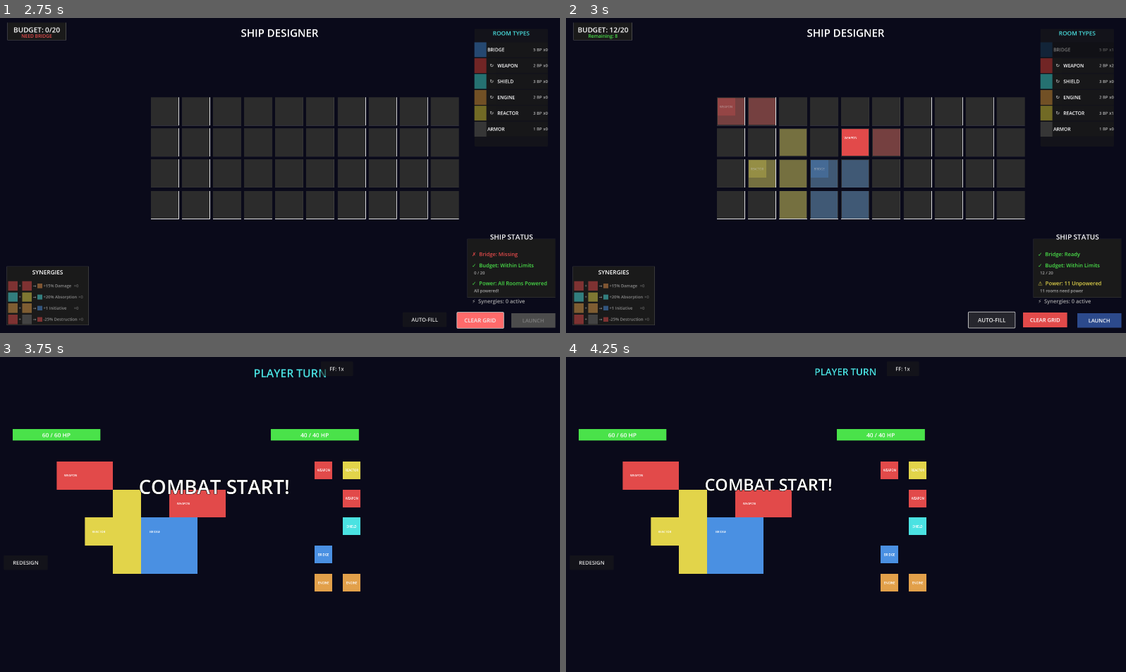
Above: before the commit, frames 1-4 (two rows, left to right).
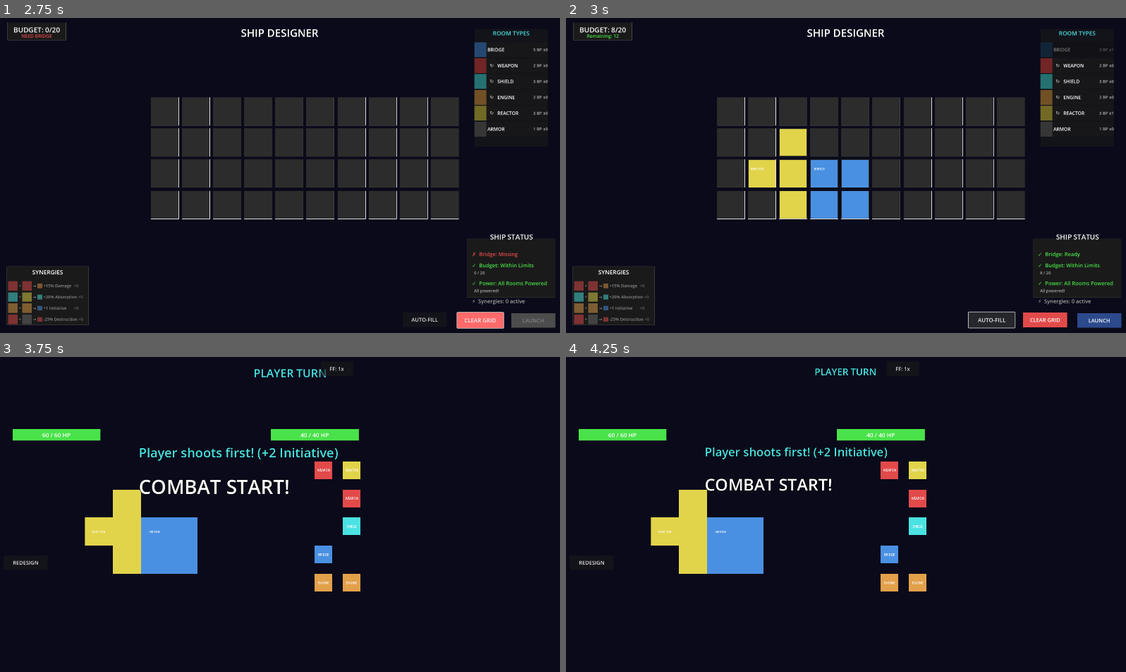
Above: after the commit, the same moments.

Repository: cautiouskurns/Startship-Designer
Game: Godot game, scene res://scenes/mission/MissionSelect.tscn
The game is run twice, just before and just after one commit, with the same random seed, the same clock (stepped at 60 frames per second) and the same inputs.
Inputs:
- Up to frame 1 (2.75 s): click "PATROL DUTY" at 0.5 s; click "SELECT" at 1.25 s; click "CLEAR GRID" at 2 s
- Up to frame 2 (3 s): click "AUTO-FILL" at 2.75 s
- Up to frame 3 (3.75 s): click "LAUNCH" at 3.5 s
- Up to frame 4 (4.25 s): no input

Frame 1 is identical in both runs. In frame 2, 5.3% of the frame differs, in the area x 2-98%, y 2-88%; in frame 3, 2.2%; in frame 4, 2.2%.

Commit message:
Implement hull bonus updates and dynamic placement constraints for ship design

Diff:
--- a/scripts/combat/Combat.gd
+++ b/scripts/combat/Combat.gd
@@ -96,6 +96,26 @@
 
 	# Set initial turn indicator with visual emphasis
 	_update_turn_indicator(is_player_turn)
+
+	# Show initiative message if hull bonus gave player advantage (Phase 10.3)
+	if is_player_turn and hull_data["bonus_type"] == "initiative":
+		var init_label = Label.new()
+		init_label.text = "Player shoots first! (+%d Initiative)" % hull_data["bonus_value"]
+		init_label.add_theme_font_size_override("font_size", 40)
+		init_label.add_theme_color_override("font_color", Color(0.29, 0.89, 0.89, 1))  # Cyan
+		init_label.add_theme_constant_override("outline_size", 4)
+		init_label.add_theme_color_override("font_outline_color", Color(0, 0, 0, 1))
+		init_label.position = Vector2(480, 300)  # Above center
+		init_label.z_index = 100
+		add_child(init_label)
+
+		# Animate
+		var tween = create_tween()
+		tween.tween_property(init_label, "scale", Vector2(1.1, 1.1), 0.2)
+		tween.tween_property(init_label, "scale", Vector2(1.0, 1.0), 0.2)
+		tween.tween_interval(1.0)
+		tween.tween_property(init_label, "modulate:a", 0.0, 0.3)
+		tween.tween_callback(init_label.queue_free)
 
 	# Start combat loop (deferred to allow scene to fully initialize)
 	run_combat_loop.call_deferred()
--- a/scripts/data/RoomData.gd
+++ b/scripts/data/RoomData.gd
@@ -55,18 +55,19 @@
 	RoomType.ARMOR: "ARMOR"
 }
 
-## Placement constraints (row indices, -1 means any row)
-## Weapons: rows 0-1 (top 2 rows)
-## Engines: rows 4-5 (bottom 2 rows)
-## Others: any row
-static var placement_rows = {
+## Placement constraints (column indices, -1 means any column)
+## Ship points RIGHT in combat (→), so:
+## Weapons: rightmost columns (front/bow of ship)
+## Engines: leftmost columns (back/stern of ship)
+## Others: any column
+static var placement_columns = {
 	RoomType.EMPTY: [],
-	RoomType.BRIDGE: [],      # Any row
-	RoomType.WEAPON: [0, 1],  # Top 2 rows only
-	RoomType.SHIELD: [],      # Any row
-	RoomType.ENGINE: [4, 5],  # Bottom 2 rows only
-	RoomType.REACTOR: [],     # Any row
-	RoomType.ARMOR: []        # Any row
+	RoomType.BRIDGE: [],       # Any column
+	RoomType.WEAPON: [6, 7],   # Rightmost 2 columns (default for 8-wide grid)
+	RoomType.SHIELD: [],       # Any column
+	RoomType.ENGINE: [0, 1],   # Leftmost 2 columns (back of ship)
+	RoomType.REACTOR: [],      # Any column
+	RoomType.ARMOR: []         # Any column
 }
 
 ## Get cost for a room type
@@ -113,32 +114,39 @@
 	SynergyType.DURABILITY: Color(0.886, 0.290, 0.290)       # Red #E24A4A
 }
 
-## Check if room can be placed in row (Phase 10.2 - dynamic constraints based on hull grid height)
-static func can_place_in_row(room_type: RoomType, row: int, grid_height: int = -1) -> bool:
-	# If grid_height provided, calculate constraints dynamically based on hull
-	if grid_height > 0:
+## Check if room can be placed in column (Phase 10.2 - dynamic constraints based on hull grid width)
+## Ship points RIGHT (→) in combat, so weapons go on right (front), engines on left (back)
+static func can_place_in_column(room_type: RoomType, column: int, grid_width: int = -1) -> bool:
+	# If grid_width provided, calculate constraints dynamically based on hull
+	if grid_width > 0:
 		match room_type:
 			RoomType.WEAPON:
-				# Frigate/Cruiser (4/6 rows): Top 2 rows [0, 1]
-				# Battleship (7 rows): Top 3 rows [0, 1, 2]
-				if grid_height >= 7:
-					return row in [0, 1, 2]
+				# Frigate (10 wide): Rightmost 2 columns [8, 9]
+				# Cruiser (8 wide): Rightmost 2 columns [6, 7]
+				# Battleship (7 wide): Rightmost 3 columns [4, 5, 6]
+				if grid_width >= 10:
+					# Frigate: columns 8-9
+					return column in [grid_width - 2, grid_width - 1]
+				elif grid_width >= 8:
+					# Cruiser: columns 6-7
+					return column in [grid_width - 2, grid_width - 1]
 				else:
-					return row in [0, 1]
+					# Battleship (7 wide): columns 4-6 (rightmost 3)
+					return column in [grid_width - 3, grid_width - 2, grid_width - 1]
 			RoomType.ENGINE:
-				# Always bottom 2 rows [grid_height - 2, grid_height - 1]
-				return row in [grid_height - 2, grid_height - 1]
+				# Always leftmost 2 columns [0, 1] (back of ship)
+				return column in [0, 1]
 			_:
 				# All other room types can be placed anywhere
 				return true
 
-	# Fallback to static placement_rows if grid_height not provided (backwards compatibility)
-	var allowed_rows = placement_rows.get(room_type, [])
-	# If empty array, any row is allowed
-	if allowed_rows.is_empty():
+	# Fallback to static placement_columns if grid_width not provided (backwards compatibility)
+	var allowed_columns = placement_columns.get(room_type, [])
+	# If empty array, any column is allowed
+	if allowed_columns.is_empty():
 		return true
-	# Otherwise check if room is in allowed list
-	return row in allowed_rows
+	# Otherwise check if column is in allowed list
+	return column in allowed_columns
 
 ## Get synergy type between two room types (order-independent)
 static func get_synergy_type(room_type_a: RoomType, room_type_b: RoomType) -> SynergyType:
--- a/scripts/data/ShipData.gd
+++ b/scripts/data/ShipData.gd
@@ -81,7 +81,7 @@
 	# Remove from room_instances dictionary
 	room_instances.erase(room_id)
 
-## Calculate power grid based on reactor positions
+## Calculate power grid based on reactor positions (Phase 10.2 - multi-tile room support)
 func calculate_power_grid():
 	# Initialize power_grid with same dimensions as grid
 	power_grid.clear()
@@ -91,7 +91,10 @@
 			power_row.append(false)
 		power_grid.append(power_row)
 
-	# Determine which rooms are powered
+	# Phase 10.2: Track which room instances are powered (not individual tiles)
+	var powered_room_ids = {}  # Dictionary of room_id -> true for powered rooms
+
+	# First pass: Determine which room instances should be powered
 	for y in range(grid.size()):
 		for x in range(grid[y].size()):
 			var room_type = grid[y][x]
@@ -100,9 +103,18 @@
 			if room_type == RoomData.RoomType.EMPTY:
 				continue
 
+			# Get room ID for this tile (if using room instances)
+			var room_id = -1
+			if not room_id_grid.is_empty():
+				if y < room_id_grid.size() and x < room_id_grid[y].size():
+					room_id = room_id_grid[y][x]
+
 			# Bridge and Reactor always powered (special cases)
 			if room_type == RoomData.RoomType.BRIDGE or room_type == RoomData.RoomType.REACTOR:
-				power_grid[y][x] = true
+				if room_id != -1:
+					powered_room_ids[room_id] = true
+				else:
+					power_grid[y][x] = true  # Fallback for old single-tile system
 				continue
 
 			# Check 4 adjacent tiles for reactors
@@ -118,8 +130,22 @@
 				if pos.y >= 0 and pos.y < grid.size() and pos.x >= 0 and pos.x < grid[pos.y].size():
 					# Check if adjacent tile is a reactor
 					if grid[pos.y][pos.x] == RoomData.RoomType.REACTOR:
+						# Power entire room instance (if using room instances)
+						if room_id != -1:
+							powered_room_ids[room_id] = true
+						else:
+							# Fallback for old single-tile system
+							power_grid[y][x] = true
+						break
+
+	# Second pass: Apply power to all tiles belonging to powered room instances
+	for y in range(grid.size()):
+		for x in range(grid[y].size()):
+			if not room_id_grid.is_empty():
+				if y < room_id_grid.size() and x < room_id_grid[y].size():
+					var room_id = room_id_grid[y][x]
+					if room_id in powered_room_ids:
 						power_grid[y][x] = true
-						break
 
 ## Check if room at position is powered
 func is_room_powered(x: int, y: int) -> bool:
@@ -144,17 +170,17 @@
 func recalculate_power():
 	calculate_power_grid()
 
-## Create ShipData from ShipDesigner's grid_tiles and placed_rooms arrays (Phase 7.1)
-static func from_designer_grid(grid_tiles: Array, placed_rooms: Array = []) -> ShipData:
+## Create ShipData from ShipDesigner's grid_tiles and placed_rooms arrays (Phase 10.2 - dynamic grid size)
+static func from_designer_grid(grid_tiles: Array, placed_rooms: Array = [], grid_width: int = 8, grid_height: int = 6) -> ShipData:
 	var room_grid = []
 	var room_id_grid_data = []
 
-	# Convert grid_tiles (1D array) to 2D arrays (8 columns × 6 rows)
-	for y in range(6):  # 6 rows
+	# Convert grid_tiles (1D array) to 2D arrays with dynamic dimensions
+	for y in range(grid_height):
 		var row = []
 		var id_row = []
-		for x in range(8):  # 8 columns
-			var index = y * 8 + x
+		for x in range(grid_width):
+			var index = y * grid_width + x
 			if index < grid_tiles.size():
 				var tile = grid_tiles[index]
 				row.append(tile.get_room_type())
--- a/scripts/designer/ShipDesigner.gd
+++ b/scripts/designer/ShipDesigner.gd
@@ -159,6 +159,10 @@
 	var synergy_count = count_synergies()
 	ship_status_panel.update_synergy_status(synergy_count)
 
+	# Update Hull bonus status (Phase 10.3)
+	var hull_data = GameState.get_current_hull_data()
+	ship_status_panel.update_hull_bonus(hull_data)
+
 ## Get color for remaining budget based on value
 func _get_remaining_color(remaining: int) -> Color:
 	if remaining > 5:
@@ -206,8 +210,8 @@
 
 ## Count number of unpowered rooms (excluding EMPTY and ARMOR)
 func count_unpowered_rooms() -> int:
-	# Create temporary ShipData to calculate power grid
-	var temp_ship = ShipData.from_designer_grid(ship_grid.get_all_tiles(), placed_rooms)
+	# Create temporary ShipData to calculate power grid (Phase 10.2 - pass grid dimensions)
+	var temp_ship = ShipData.from_designer_grid(ship_grid.get_all_tiles(), placed_rooms, ship_grid.GRID_WIDTH, ship_grid.GRID_HEIGHT)
 
 	var unpowered_count = 0
 	for tile in ship_grid.get_all_tiles():
@@ -225,8 +229,8 @@
 
 ## Count number of active synergies
 func count_synergies() -> int:
-	# Create temporary ShipData to calculate synergies
-	var temp_ship = ShipData.from_designer_grid(ship_grid.get_all_tiles(), placed_rooms)
+	# Create temporary ShipData to calculate synergies (Phase 10.2 - pass grid dimensions)
+	var temp_ship = ShipData.from_designer_grid(ship_grid.get_all_tiles(), placed_rooms, ship_grid.GRID_WIDTH, ship_grid.GRID_HEIGHT)
 	var synergy_bonuses = temp_ship.calculate_synergy_bonuses()
 	var synergy_counts = synergy_bonuses["counts"]
 
@@ -264,8 +268,8 @@
 		if tile.is_occupied():
 			return false
 
-		# Check row constraints for this specific tile (Phase 10.2 - pass grid height)
-		if not RoomData.can_place_in_row(room_type, tile_y, ship_grid.GRID_HEIGHT):
+		# Check column constraints for this specific tile (Phase 10.2 - pass grid width)
+		if not RoomData.can_place_in_column(room_type, tile_x, ship_grid.GRID_WIDTH):
 			return false
 
 	# Check budget
@@ -320,8 +324,8 @@
 	if room_type == RoomData.RoomType.BRIDGE and current_type != RoomData.RoomType.BRIDGE and count_bridges() >= 1:
 		return false
 
-	# Check row constraints (Phase 10.2 - pass grid height)
-	if not RoomData.can_place_in_row(room_type, y, ship_grid.GRID_HEIGHT):
+	# Check column constraints (Phase 10.2 - pass grid width)
+	if not RoomData.can_place_in_column(room_type, x, ship_grid.GRID_WIDTH):
 		return false
 
 	# Check budget
@@ -335,13 +339,13 @@
 
 ## Export current ship design as ShipData for combat
 func export_ship_data() -> ShipData:
-	# HP is calculated based on armor count in ShipData
-	return ShipData.from_designer_grid(ship_grid.get_all_tiles(), placed_rooms)
+	# HP is calculated based on armor count in ShipData (Phase 10.2 - pass grid dimensions)
+	return ShipData.from_designer_grid(ship_grid.get_all_tiles(), placed_rooms, ship_grid.GRID_WIDTH, ship_grid.GRID_HEIGHT)
 
 ## Update power states for all tiles based on reactor positions
 func update_all_power_states():
-	# Create temporary ShipData to calculate power grid
-	var temp_ship = ShipData.from_designer_grid(ship_grid.get_all_tiles(), placed_rooms)
+	# Create temporary ShipData to calculate power grid (Phase 10.2 - pass grid dimensions)
+	var temp_ship = ShipData.from_designer_grid(ship_grid.get_all_tiles(), placed_rooms, ship_grid.GRID_WIDTH, ship_grid.GRID_HEIGHT)
 
 	# Update visual power state for each tile
 	for tile in ship_grid.get_all_tiles():
@@ -421,8 +425,8 @@
 				# Mark as created
 				created_synergies[synergy_key] = true
 
-	# Update synergy guide panel with counts
-	var temp_ship = ShipData.from_designer_grid(ship_grid.get_all_tiles(), placed_rooms)
+	# Update synergy guide panel with counts (Phase 10.2 - pass grid dimensions)
+	var temp_ship = ShipData.from_designer_grid(ship_grid.get_all_tiles(), placed_rooms, ship_grid.GRID_WIDTH, ship_grid.GRID_HEIGHT)
 	var synergy_bonuses = temp_ship.calculate_synergy_bonuses()
 	synergy_guide_panel.update_synergy_counts(synergy_bonuses["counts"])
 
@@ -588,10 +592,10 @@
 			if preview_tile:
 				# Check THIS specific tile's state for mixed preview feedback
 				var tile_empty = not preview_tile.is_occupied()
-				var row_valid = RoomData.can_place_in_row(selected_room_type, tile_y, ship_grid.GRID_HEIGHT)
+				var column_valid = RoomData.can_place_in_column(selected_room_type, tile_x, ship_grid.GRID_WIDTH)
 
 				# Show cyan if tile is available, red if blocked
-				if tile_empty and row_valid:
+				if tile_empty and column_valid:
 					preview_tile.show_valid_preview()  # Cyan border
 				else:
 					preview_tile.show_invalid_preview()  # Red border
@@ -656,9 +660,9 @@
 			if room_type == RoomData.RoomType.BRIDGE and count_bridges() >= 1:
 				can_place_somewhere = false
 			else:
-				# Check if there's at least one valid row for this room type
-				for y in range(ship_grid.GRID_HEIGHT):
-					if RoomData.can_place_in_row(room_type, y, ship_grid.GRID_HEIGHT):
+				# Check if there's at least one valid column for this room type (Phase 10.2)
+				for x in range(ship_grid.GRID_WIDTH):
+					if RoomData.can_place_in_column(room_type, x, ship_grid.GRID_WIDTH):
 						can_place_somewhere = true
 						break
 
@@ -796,40 +800,42 @@
 	# Add to placed rooms tracking array
 	placed_rooms.append(room)
 
-## Balanced template - good for all missions (Phase 7.1 - shaped rooms)
+## Balanced template - good for all missions (Phase 10.2 - column-based constraints)
+## Ship points RIGHT→ (weapons at right/front, engines at left/back)
 ## Bridge 2×2, Weapons/Shields/Engines 1×2, Reactor T-shape, Armor 1×1
 ## Budget: Mission 0=15, Mission 1=23, Mission 2=29
 func _apply_balanced_template(mission: int):
-	# Core: Bridge (2×2 in center) + Reactor (T-shape adjacent for power)
+	# Core: Bridge (2×2 in center) + Reactor (T-shape for power distribution)
 	_place_room_at(3, 2, RoomData.RoomType.BRIDGE)     # 5 BP - (3,2),(4,2),(3,3),(4,3)
 	_place_room_at(1, 1, RoomData.RoomType.REACTOR)    # 3 BP - T: (1,2),(2,1),(2,2),(2,3)
 
-	# Weapons (1×2 horizontal, rows 0-1 only)
-	_place_room_at(0, 0, RoomData.RoomType.WEAPON)     # 2 BP - (0,0),(1,0)
-	_place_room_at(4, 1, RoomData.RoomType.WEAPON)     # 2 BP - (4,1),(5,1)
-
-	# Shield (1×2 horizontal, adjacent to reactor)
-	_place_room_at(0, 2, RoomData.RoomType.SHIELD)     # 3 BP - (0,2),(1,2)
+	# Weapons (1×2 horizontal, RIGHT side cols 6-7 = front of ship)
+	_place_room_at(6, 0, RoomData.RoomType.WEAPON)     # 2 BP - (6,0),(7,0) FRONT
+	_place_room_at(6, 2, RoomData.RoomType.WEAPON)     # 2 BP - (6,2),(7,2) FRONT
+
+	# Shield (1×2 horizontal, middle of ship)
+	_place_room_at(2, 4, RoomData.RoomType.SHIELD)     # 3 BP - (2,4),(3,4)
 	# Total: 15 BP
 
 	if mission >= 1:
-		# Add Engine + Armor
-		_place_room_at(3, 4, RoomData.RoomType.ENGINE)   # 2 BP - (3,4),(4,4) rows 4-5
+		# Add Engines (LEFT side cols 0-1 = back of ship) + Armor + Reactor
+		_place_room_at(0, 0, RoomData.RoomType.ENGINE)   # 2 BP - (0,0),(1,0) BACK
+		_place_room_at(0, 4, RoomData.RoomType.ENGINE)   # 2 BP - (0,4),(1,4) BACK
 		_place_room_at(5, 3, RoomData.RoomType.ARMOR)    # 1 BP
-		_place_room_at(5, 2, RoomData.RoomType.ARMOR)    # 1 BP
 		# Add Reactor for more power
-		_place_room_at(5, 0, RoomData.RoomType.REACTOR)  # 3 BP - T-shape
+		_place_room_at(4, 0, RoomData.RoomType.REACTOR)  # 3 BP - T: (4,1),(5,0),(5,1),(5,2)
 		# Total: 23 BP
 
 	if mission >= 2:
-		# Add Weapon + Engine + Armor
-		_place_room_at(6, 1, RoomData.RoomType.WEAPON)   # 2 BP - (6,1),(7,1)
-		_place_room_at(5, 4, RoomData.RoomType.ENGINE)   # 2 BP - (5,4),(6,4)
-		_place_room_at(0, 4, RoomData.RoomType.ARMOR)    # 1 BP
+		# Add more Weapon + Armor
+		_place_room_at(6, 4, RoomData.RoomType.WEAPON)   # 2 BP - (6,4),(7,4) FRONT
+		_place_room_at(4, 4, RoomData.RoomType.ARMOR)    # 1 BP
+		_place_room_at(5, 5, RoomData.RoomType.ARMOR)    # 1 BP
 		_place_room_at(2, 5, RoomData.RoomType.ARMOR)    # 1 BP
 		# Total: 29 BP
 
-## Aggressive template - max damage (Phase 7.1 - shaped rooms)
+## Aggressive template - max damage (Phase 10.2 - column-based constraints)
+## Ship points RIGHT→ (weapons at right/front, engines at left/back)
 ## Focuses on weapons for high damage output
 ## Budget: Mission 0=17, Mission 1=25, Mission 2=30
 func _apply_aggressive_template(mission: int):
@@ -837,31 +843,34 @@
 	_place_room_at(3, 2, RoomData.RoomType.BRIDGE)     # 5 BP - (3,2),(4,2),(3,3),(4,3)
 	_place_room_at(1, 0, RoomData.RoomType.REACTOR)    # 3 BP - T: (1,1),(2,0),(2,1),(2,2)
 
-	# Max weapons (1×2 horizontal, rows 0-1 only)
-	_place_room_at(0, 0, RoomData.RoomType.WEAPON)     # 2 BP - (0,0),(1,0)
-	_place_room_at(4, 0, RoomData.RoomType.WEAPON)     # 2 BP - (4,0),(5,0)
-	_place_room_at(4, 1, RoomData.RoomType.WEAPON)     # 2 BP - (4,1),(5,1)
+	# Max weapons (1×2 horizontal, RIGHT side cols 6-7 = front)
+	_place_room_at(6, 0, RoomData.RoomType.WEAPON)     # 2 BP - (6,0),(7,0) FRONT
+	_place_room_at(6, 2, RoomData.RoomType.WEAPON)     # 2 BP - (6,2),(7,2) FRONT
+	_place_room_at(6, 4, RoomData.RoomType.WEAPON)     # 2 BP - (6,4),(7,4) FRONT
 
 	# Minimal shield
-	_place_room_at(0, 2, RoomData.RoomType.SHIELD)     # 3 BP - (0,2),(1,2)
+	_place_room_at(4, 4, RoomData.RoomType.SHIELD)     # 3 BP - (4,4),(5,4)
 	# Total: 17 BP
 
 	if mission >= 1:
-		# Add more weapons + engine
-		_place_room_at(6, 0, RoomData.RoomType.WEAPON)   # 2 BP - (6,0),(7,0)
-		_place_room_at(6, 1, RoomData.RoomType.WEAPON)   # 2 BP - (6,1),(7,1)
-		_place_room_at(3, 4, RoomData.RoomType.ENGINE)   # 2 BP - (3,4),(4,4)
-		_place_room_at(0, 4, RoomData.RoomType.ENGINE)   # 2 BP - (0,4),(1,4)
+		# Add more weapons + engines (LEFT side cols 0-1 = back)
+		_place_room_at(0, 0, RoomData.RoomType.ENGINE)   # 2 BP - (0,0),(1,0) BACK
+		_place_room_at(0, 4, RoomData.RoomType.ENGINE)   # 2 BP - (0,4),(1,4) BACK
+		_place_room_at(4, 0, RoomData.RoomType.REACTOR)  # 3 BP - T: (4,1),(5,0),(5,1),(5,2)
+		_place_room_at(2, 4, RoomData.RoomType.ARMOR)    # 1 BP
 		# Total: 25 BP
 
 	if mission >= 2:
-		# Add Reactor for more power + armor
-		_place_room_at(5, 2, RoomData.RoomType.REACTOR)  # 3 BP - T-shape
+		# Add more armor
+		_place_room_at(2, 5, RoomData.RoomType.ARMOR)    # 1 BP
 		_place_room_at(5, 5, RoomData.RoomType.ARMOR)    # 1 BP
-		_place_room_at(2, 5, RoomData.RoomType.ARMOR)    # 1 BP
+		_place_room_at(3, 5, RoomData.RoomType.ARMOR)    # 1 BP
+		_place_room_at(4, 5, RoomData.RoomType.ARMOR)    # 1 BP
+		_place_room_at(3, 0, RoomData.RoomType.ARMOR)    # 1 BP
 		# Total: 30 BP
 
-## Tank template - high defense (Phase 7.1 - shaped rooms)
+## Tank template - high defense (Phase 10.2 - column-based constraints)
+## Ship points RIGHT→ (weapons at right/front, engines at left/back)
 ## Focuses on shields and armor for survivability
 ## Budget: Mission 0=17, Mission 1=26, Mission 2=30
 func _apply_tank_template(mission: int):
@@ -869,22 +878,22 @@
 	_place_room_at(3, 2, RoomData.RoomType.BRIDGE)     # 5 BP - (3,2),(4,2),(3,3),(4,3)
 	_place_room_at(1, 1, RoomData.RoomType.REACTOR)    # 3 BP - T: (1,2),(2,1),(2,2),(2,3)
 
-	# Minimal weapon
-	_place_room_at(4, 0, RoomData.RoomType.WEAPON)     # 2 BP - (4,0),(5,0)
+	# Minimal weapon (RIGHT side cols 6-7 = front)
+	_place_room_at(6, 0, RoomData.RoomType.WEAPON)     # 2 BP - (6,0),(7,0) FRONT
 
 	# Max shields (1×2 horizontal)
-	_place_room_at(0, 2, RoomData.RoomType.SHIELD)     # 3 BP - (0,2),(1,2)
-	_place_room_at(5, 2, RoomData.RoomType.SHIELD)     # 3 BP - (5,2),(6,2)
+	_place_room_at(4, 0, RoomData.RoomType.SHIELD)     # 3 BP - (4,0),(5,0)
+	_place_room_at(4, 4, RoomData.RoomType.SHIELD)     # 3 BP - (4,4),(5,4)
 
 	# Armor
-	_place_room_at(5, 3, RoomData.RoomType.ARMOR)      # 1 BP
+	_place_room_at(6, 2, RoomData.RoomType.ARMOR)      # 1 BP
 	# Total: 17 BP
 
 	if mission >= 1:
-		# Add more shields + reactor + engine + armor
-		_place_room_at(5, 0, RoomData.RoomType.REACTOR)  # 3 BP - T-shape
-		_place_room_at(0, 4, RoomData.RoomType.SHIELD)   # 3 BP - (0,4),(1,4)
-		_place_room_at(3, 4, RoomData.RoomType.ENGINE)   # 2 BP - (3,4),(4,4)
+		# Add more shields + engines (LEFT side cols 0-1 = back) + armor
+		_place_room_at(2, 4, RoomData.RoomType.SHIELD)   # 3 BP - (2,4),(3,4)
+		_place_room_at(6, 4, RoomData.RoomType.SHIELD)   # 3 BP - (6,4),(7,4)
+		_place_room_at(0, 0, RoomData.RoomType.ENGINE)   # 2 BP - (0,0),(1,0) BACK
 		_place_room_at(7, 2, RoomData.RoomType.ARMOR)    # 1 BP
 		# Total: 26 BP
 
@@ -892,6 +901,6 @@
 		# Add more armor
 		_place_room_at(2, 5, RoomData.RoomType.ARMOR)    # 1 BP
 		_place_room_at(5, 5, RoomData.RoomType.ARMOR)    # 1 BP
-		_place_room_at(6, 4, RoomData.RoomType.ARMOR)    # 1 BP
 		_place_room_at(0, 3, RoomData.RoomType.ARMOR)    # 1 BP
+		_place_room_at(0, 4, RoomData.RoomType.ARMOR)    # 1 BP
 		# Total: 30 BP
--- a/scripts/designer/ShipStatusPanel.gd
+++ b/scripts/designer/ShipStatusPanel.gd
@@ -20,6 +20,11 @@
 ## Synergy status elements
 @onready var synergy_icon_label: Label = $VBoxContainer/MarginContainer/Content/SynergyStatusRow/StatusLine/SynergyIconLabel
 @onready var synergy_text_label: Label = $VBoxContainer/MarginContainer/Content/SynergyStatusRow/StatusLine/SynergyTextLabel
+
+## Hull bonus status elements (Phase 10.3)
+## NOTE: If these don't exist in scene, add HullStatusRow by duplicating another status row in Godot editor
+@onready var hull_icon_label: Label = $VBoxContainer/MarginContainer/Content/HullStatusRow/StatusLine/HullIconLabel
+@onready var hull_text_label: Label = $VBoxContainer/MarginContainer/Content/HullStatusRow/StatusLine/HullTextLabel
 
 ## Colors
 const COLOR_GREEN = Color(0.290, 0.886, 0.290)  # #4AE24A
@@ -98,3 +103,34 @@
 		# No synergies - gray
 		synergy_icon_label.add_theme_color_override("font_color", COLOR_GRAY)
 		synergy_text_label.add_theme_color_override("font_color", COLOR_GRAY)
+
+## Update hull bonus status (Phase 10.3)
+func update_hull_bonus(hull_data: Dictionary):
+	# Check if UI elements exist (they may not if scene hasn't been updated yet)
+	if not hull_icon_label or not hull_text_label:
+		return
+
+	var hull_name: String = hull_data.get("name", "UNKNOWN")
+	var bonus_type: String = hull_data.get("bonus_type", "none")
+	var bonus_value: int = hull_data.get("bonus_value", 0)
+
+	# Set icon and text based on bonus type
+	match bonus_type:
+		"initiative":
+			# Frigate: +2 Initiative
+			hull_icon_label.text = "✓"
+			hull_text_label.text = " Hull: +%d Initiative (%s)" % [bonus_value, hull_name]
+			hull_icon_label.add_theme_color_override("font_color", COLOR_PURPLE)
+			hull_text_label.add_theme_color_override("font_color", COLOR_PURPLE)
+		"hull_hp":
+			# Battleship: +20 HP
+			hull_icon_label.text = "✓"
+			hull_text_label.text = " Hull: +%d HP (%s)" % [bonus_value, hull_name]
+			hull_icon_label.add_theme_color_override("font_color", COLOR_PURPLE)
+			hull_text_label.add_theme_color_override("font_color", COLOR_PURPLE)
+		_:
+			# Cruiser: Balanced (no bonus)
+			hull_icon_label.text = "○"
+			hull_text_label.text = " Hull: Balanced (%s)" % hull_name
+			hull_icon_label.add_theme_color_override("font_color", COLOR_GRAY)
+			hull_text_label.add_theme_color_override("font_color", COLOR_GRAY)
